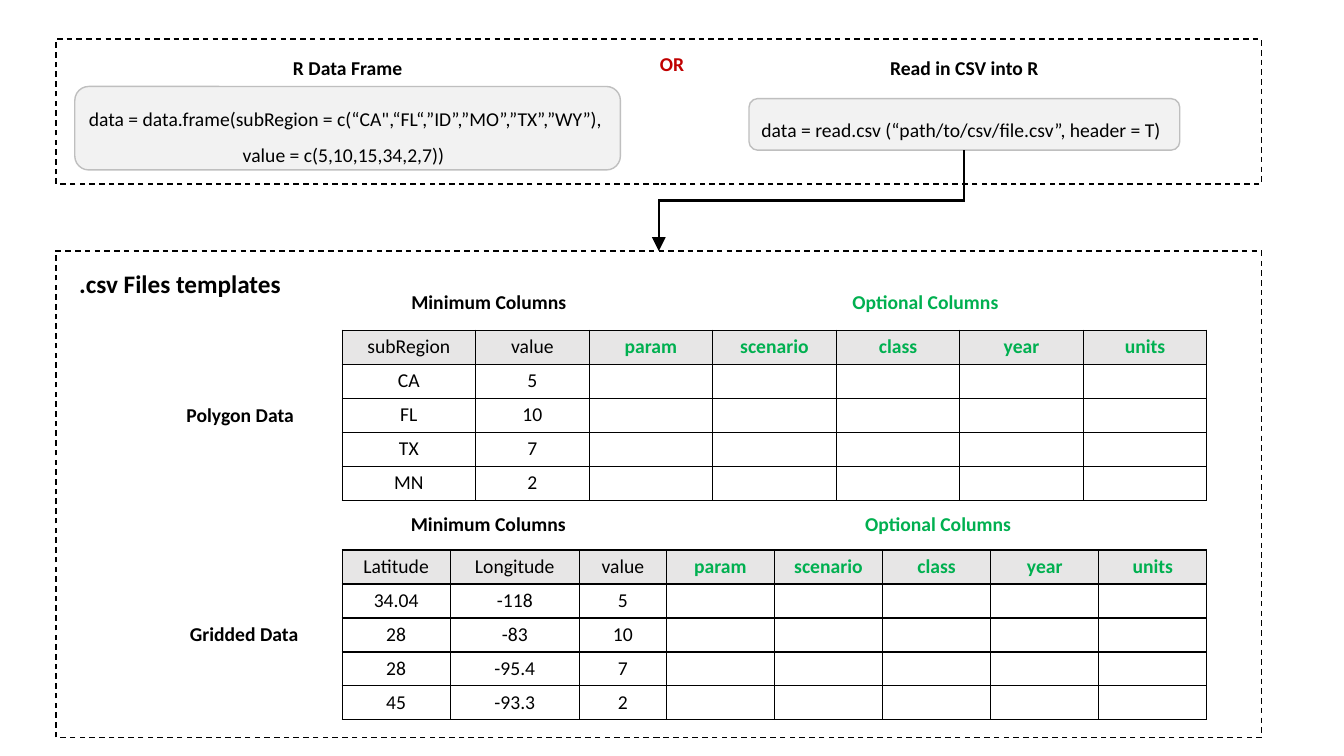
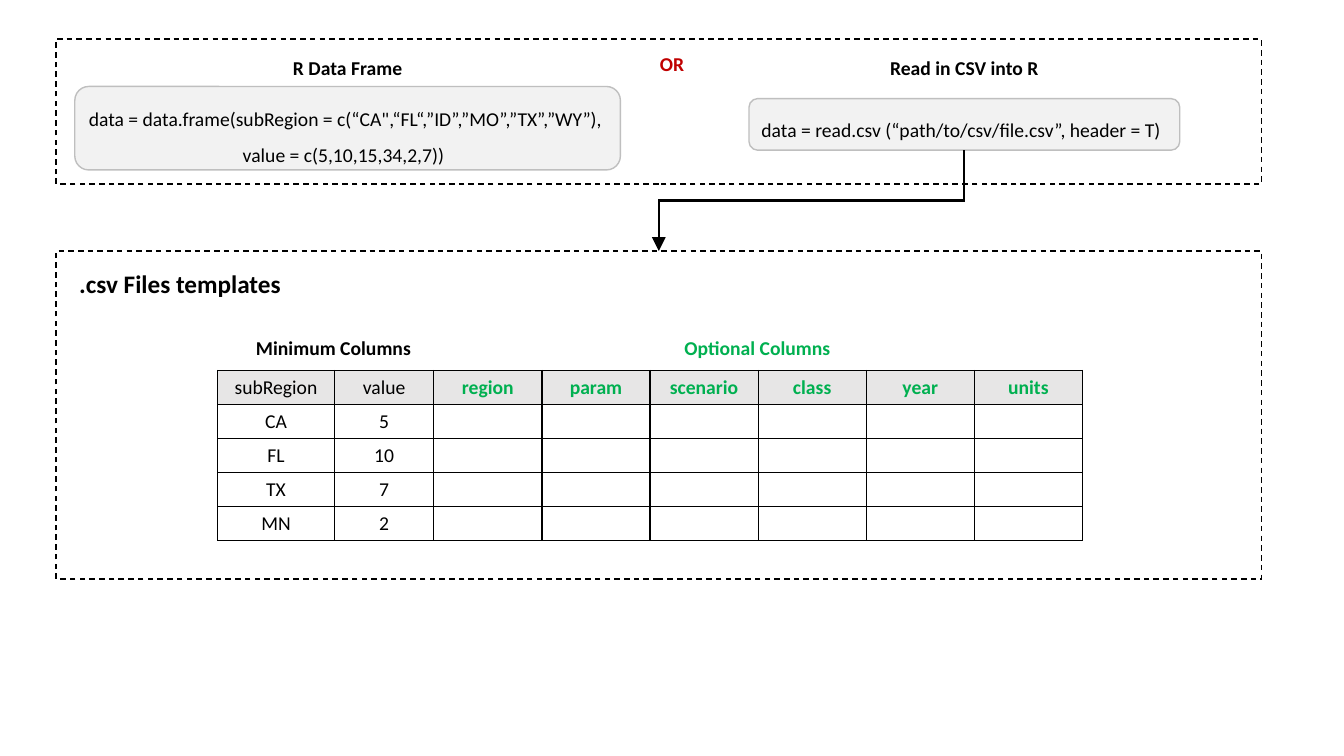
Before and after one commit to JGCRI/rchart, a slide deck: slide 1 of vignettes/vignetteFigs/00vignetteFigs.pptx. Drawn at 1344x756 pixels with LibreOffice and Linux fonts; fonts in the diff are those of the drawing. Boxes give left, top, right and bottom in pixels: in the first picture for what was removed or moved away, otherwise in the second. Text is boxed around its words. In the diff, an @@ line names an element or a change of style, - is before the commit and + after.

```diff
--- a/vignettes/vignetteFigs/00vignetteFigs.pptx
+++ b/vignettes/vignetteFigs/00vignetteFigs.pptx
@@ rectangle: place and size @@
-rectangle at box(56, 251, 1262, 738)
+rectangle at box(56, 251, 1262, 580)
@@ text "Minimum Columns": place and size @@
-text "Minimum Columns" at box(411, 295, 567, 309)
+text "Minimum Columns" at box(256, 341, 411, 355)
@@ text "Optional Columns": place and size @@
-text "Optional Columns" at box(852, 295, 999, 312)
+text "Optional Columns" at box(684, 341, 831, 358)
@@ table at box(218, 371, 1082, 539) @@
+column 3: region |  |  |  | 
@@ table: place and size @@
-table at box(342, 331, 1209, 499)
+table at box(218, 371, 1082, 539)
@@ text removed at box(186, 408, 294, 426) @@
-Polygon Data
@@ text removed at box(411, 517, 566, 531) @@
-Minimum Columns
@@ text removed at box(865, 517, 1011, 534) @@
-Optional Columns
@@ table removed at box(342, 551, 1205, 719), 5 rows, 8 columns @@
-Latitude | Longitude | value | param | scenario | class | year | units
-34.04 | -118 | 5 |  |  |  |  | 
-28 | -83 | 10 |  |  |  |  | 
-28 | -95.4 | 7 |  |  |  |  | 
-45 | -93.3 | 2 |  |  |  |  | 
@@ text removed at box(190, 627, 298, 641) @@
-Gridded Data
```
Also in this commit, not shown: 4 other files.
